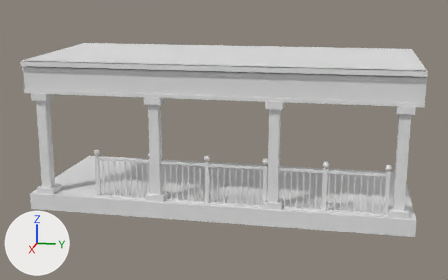
The FBX model models/AR_FataMorgana/exports/AR_FataMorgana_veranda.fbx as it was, and as the next commit left it.
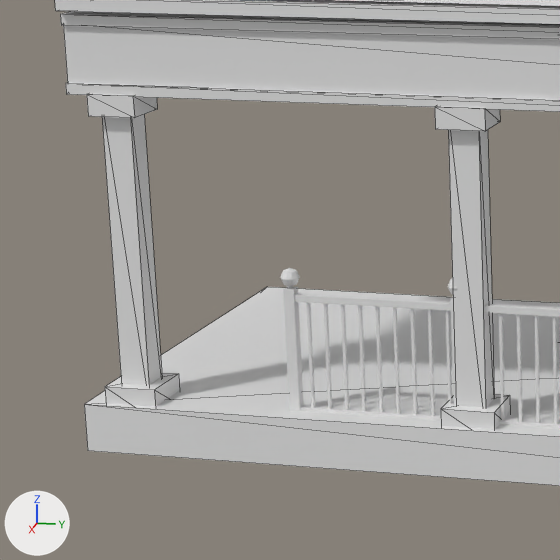
Each version appears first from a 50 mm lens placed at (73.16, -37.61, 4.72), pointed at (59.62, -40.32, 1.34), and next in a close-up on the part from 1% to 41% of the width and 22% to 87% of the height. Lighting does not change. The marker at lower left points along +X, +Y and +Z. The first two pictures are the older version. The close-ups show mesh edges as thin lines.

In view in the first close-up: 'FM_donker_0_veranda', 'FM_fries_0_veranda', 'FM_hout_0_veranda', 'FM_rood_0_veranda', 'FM_tegel_0_veranda' and 2 more.
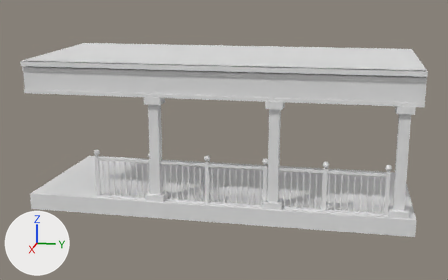
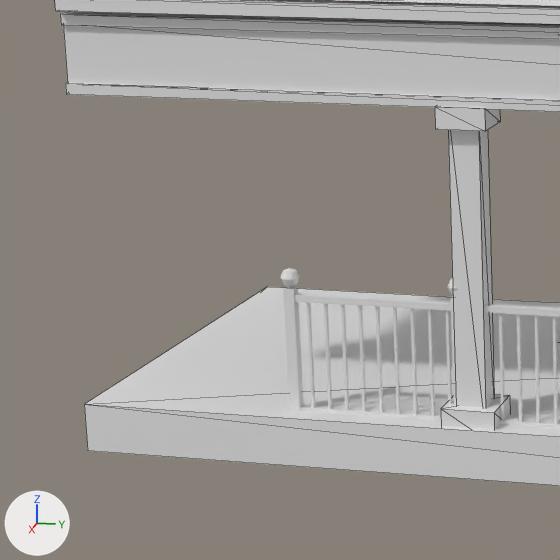
Patch to the scene script:
```diff
--- a/models/AR_FataMorgana/exports/AR_FataMorgana_veranda.fbx.py
+++ b/models/AR_FataMorgana/exports/AR_FataMorgana_veranda.fbx.py
@@ me_fm_veranda_rood_002 @@
 # used by ob_fm_rood_0_veranda; location = (0.0, 0.0, 0.0)
-me_fm_veranda_rood_002.from_pydata(...)  # 112 vertices, 168 faces; spans x 60.25..60.65, y -44.65..-36.1, z 0.0..3.02
+me_fm_veranda_rood_002.from_pydata(...)  # 88 vertices, 132 faces; spans x 60.25..60.65, y -44.65..-36.1, z 0.0..3.02
+# me_fm_veranda_rood_002 part 1: the loose piece of 8 vertices spanning x 60.25..60.65, y -44.5..-44.1, z 0.0..0.25 is deleted
+# me_fm_veranda_rood_002 part 2: the loose piece of 8 vertices spanning x 60.27..60.63, y -44.48..-44.12, z 2.29..2.45 is deleted
+# me_fm_veranda_rood_002 part 3: the loose piece of 8 vertices spanning x 60.34..60.56, y -44.41..-44.19, z 0.0..2.45 is deleted
 me_fm_veranda_rood_002.materials.append(mat_fm_rood)
```

Changed parts and their boxes (x1, y1, x2, y2) in the close-ups (560 x 560 px):
part 1 of me_fm_veranda_rood_002, deleted
    before: (105, 373, 180, 407)
part 2 of me_fm_veranda_rood_002, deleted
    before: (87, 94, 157, 118)
part 3 of me_fm_veranda_rood_002, deleted
    before: (102, 115, 162, 385)
